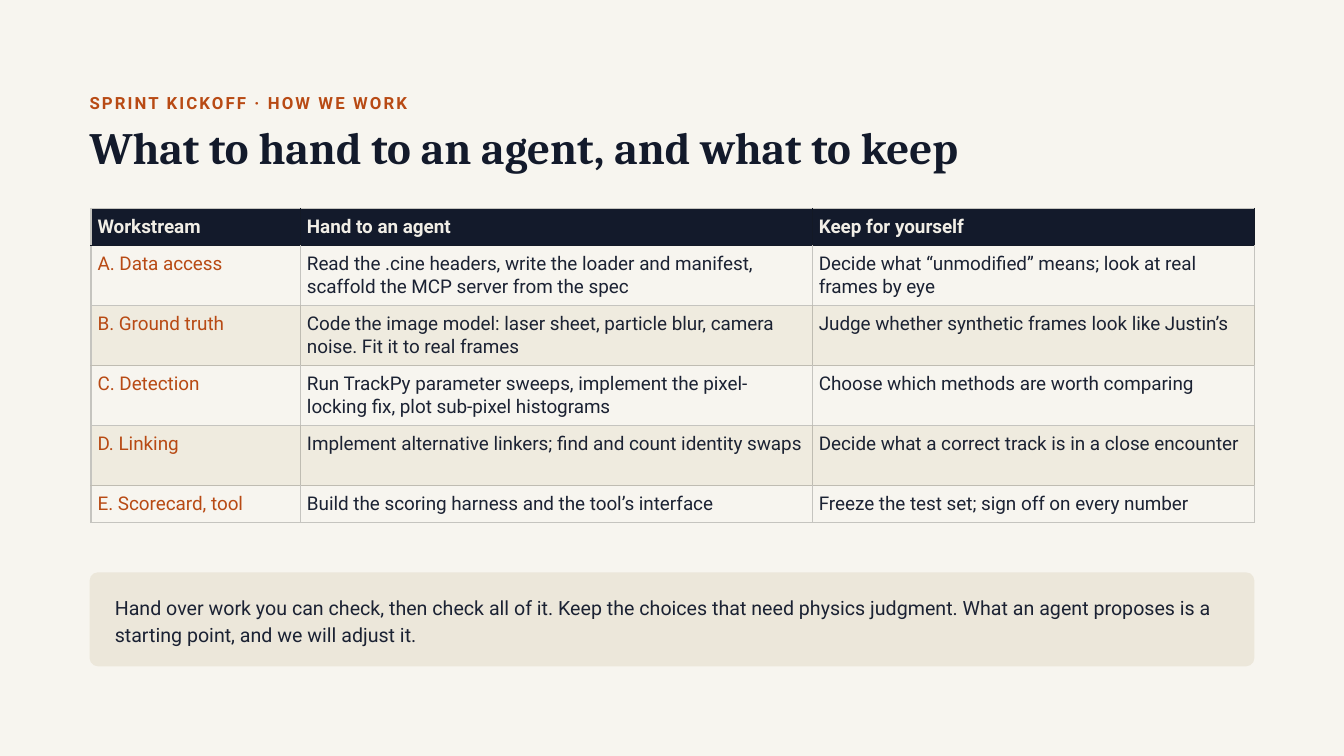
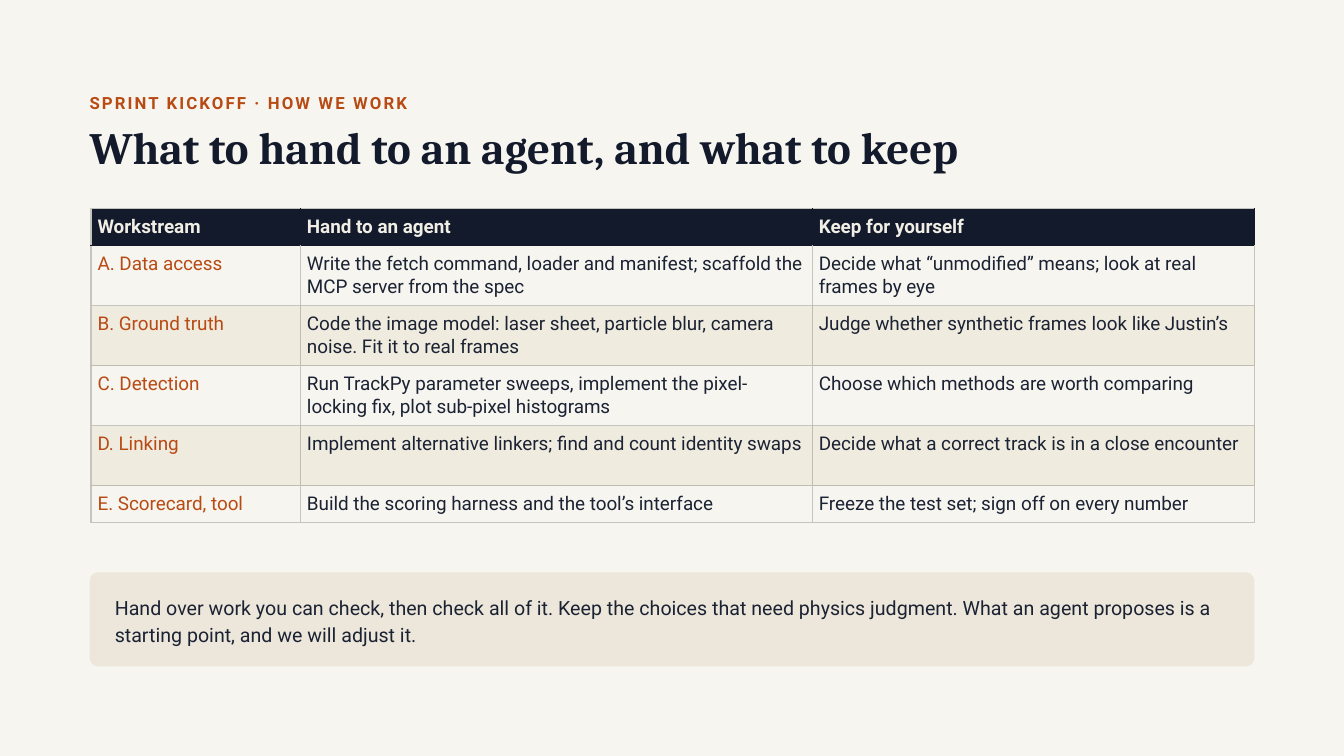
Before and after one commit to annacgilbert/TEMPEST-model-bake-off, a slide deck: slide 17 of shared/presentations/AI_agent_tutorial.pptx. Drawn at 1344x756 pixels with LibreOffice and Linux fonts; fonts in the diff are those of the drawing. Boxes give left, top, right and bottom in pixels: in the first picture for what was removed or moved away, otherwise in the second. Text is boxed around its words. In the diff, an @@ line names an element or a change of style, - is before the commit and + after.

```diff
--- a/shared/presentations/AI_agent_tutorial.pptx
+++ b/shared/presentations/AI_agent_tutorial.pptx
@@ table at [91,209,1255,523] @@
-row 2, column 2: Read the .cine headers, write the loader and manifest, scaffold the MCP server from the spec
+row 2, column 2: Write the fetch command, loader and manifest; scaffold the MCP server from the spec
```
Also in this commit, not shown: 8 other slides changed, 5 other files.
